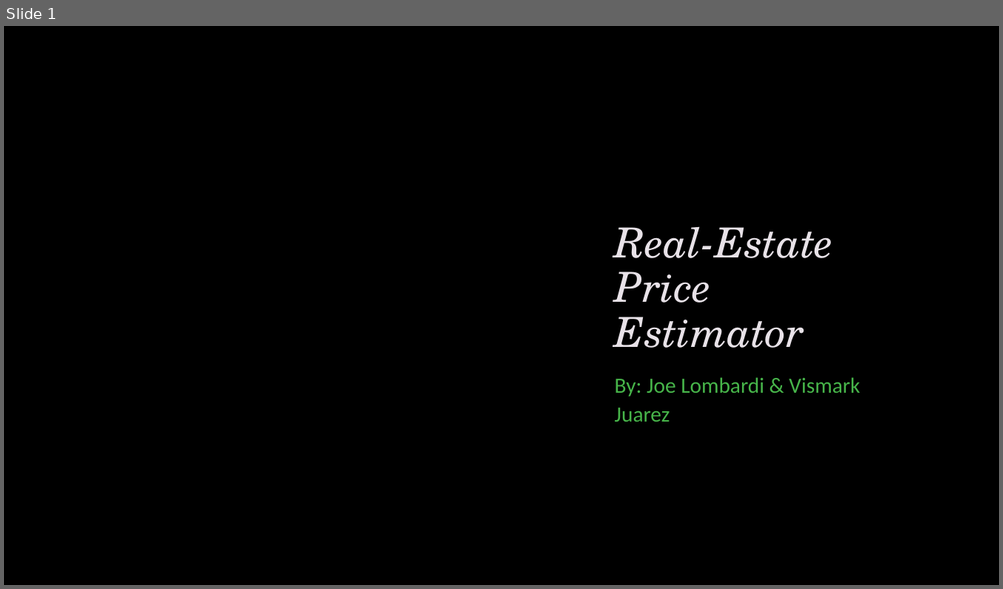
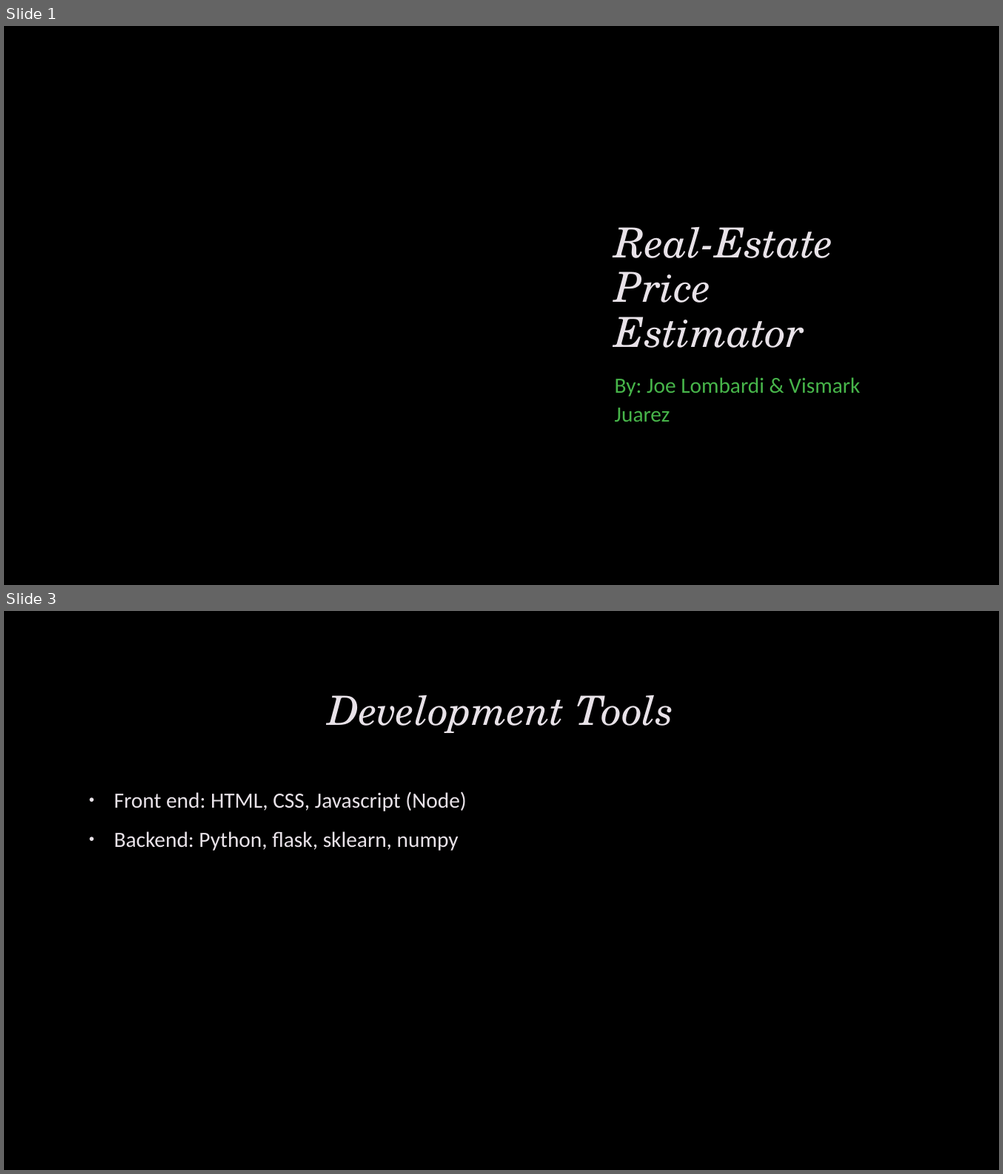
Before and after one commit to VismarkJuarez/RealEstatePriceEstimator, a slide deck: Real Estate Price Estimator - Presentation 1.pptx. Shown one above the other, each under a label of ours: slide 1 before the commit, slides 1 and 3 after it; the slides between them are not shown. The pictures are 1003x589 and 1003x1174 pixels, drawn with LibreOffice and Linux fonts; fonts in the diff are those of the drawing; background and template pictures are left out. Boxes give left, top, right and bottom in pixels: in the first picture for what was removed or moved away, otherwise in the second. Text is boxed around its words. In the diff, an @@ line names an element or a change of style, - is before the commit and + after.

Commit message:
Added an additional slide to the presentation detailing the technologise that the project will use.

```diff
--- a/Real Estate Price Estimator - Presentation 1.pptx
+++ b/Real Estate Price Estimator - Presentation 1.pptx
@@ slide 3 added at (4,611,999,1170), background picture (left out) @@
@@ title added at (328,695,674,733), 39 pt, text #E8E2E8, italic @@
+Development Tools
@@ text added at (114,792,466,851), 21 pt, text #E8E2E8 @@
+• Front end: HTML, CSS, Javascript (Node)
+• Backend: Python, flask, sklearn, numpy
```
